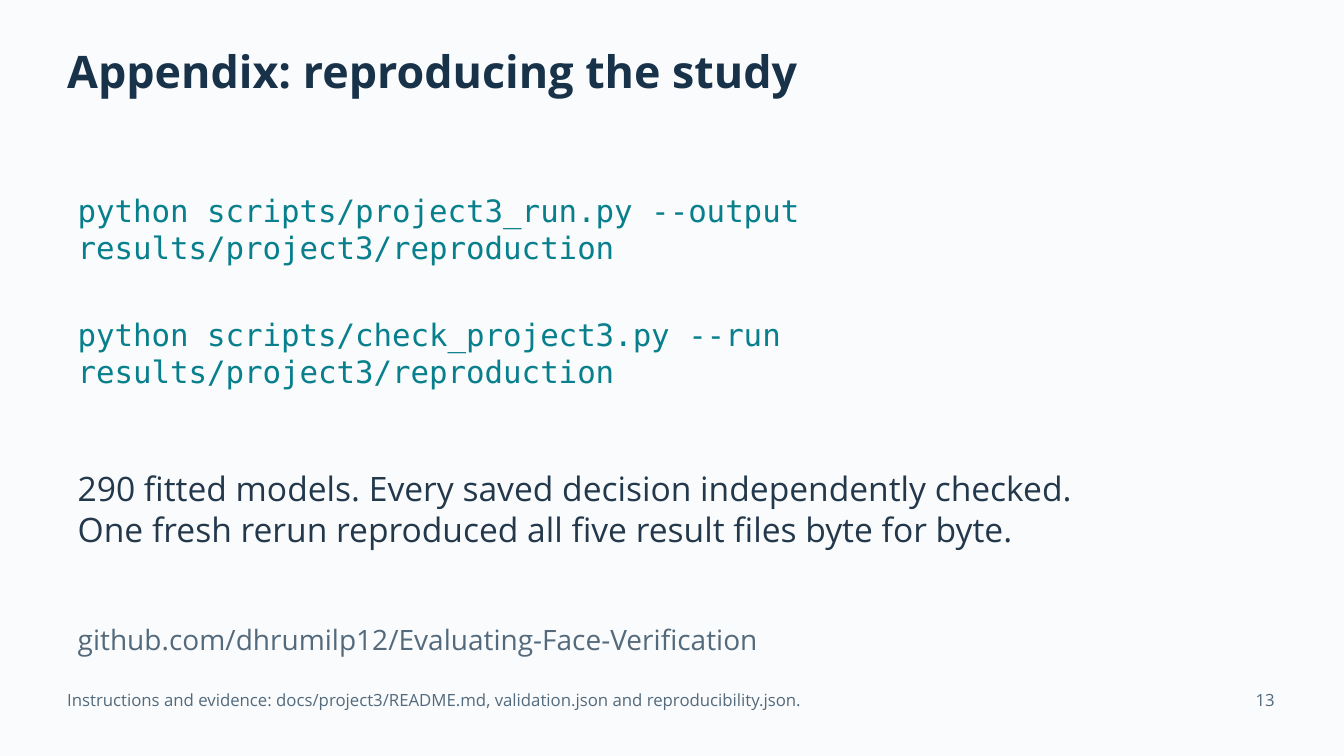
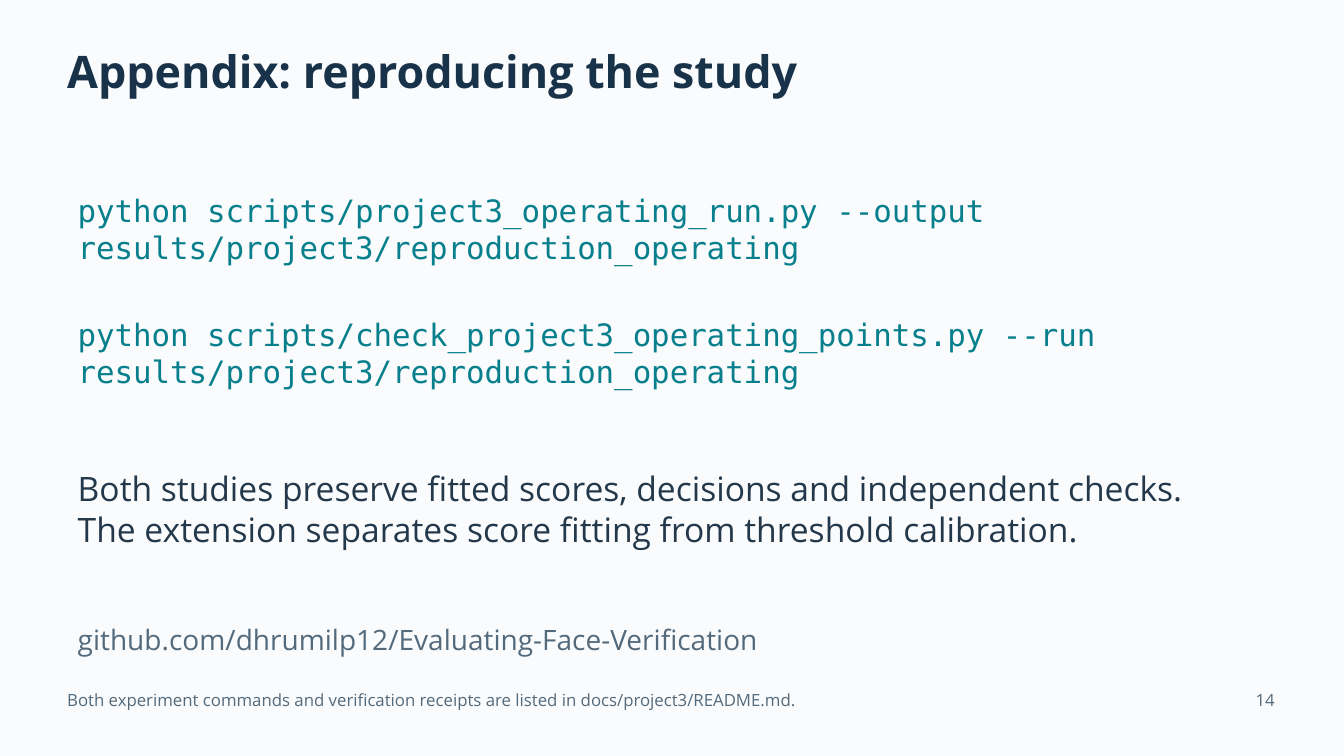
Before and after one commit to dhrumilp12/Evaluating-Face-Verification, a slide deck: slide 14 of docs/project3/presentation.pptx (slide 13 before the commit). Drawn at 1344x756 pixels with LibreOffice and Linux fonts; fonts in the diff are those of the drawing. Boxes give left, top, right and bottom in pixels: in the first picture for what was removed or moved away, otherwise in the second. Text is boxed around its words. In the diff, an @@ line names an element or a change of style, - is before the commit and + after.

```diff
--- a/docs/project3/presentation.pptx
+++ b/docs/project3/presentation.pptx
@@ text at <box>78,198,984,266</box>: text changed @@
-python scripts/project3_run.py --output results/project3/reproduction
+python scripts/project3_operating_run.py --output results/project3/reproduction_operating
@@ text at <box>78,322,1096,390</box>: text changed @@
-python scripts/check_project3.py --run results/project3/reproduction
+python scripts/check_project3_operating_points.py --run results/project3/reproduction_operating
@@ text at <box>78,475,1182,550</box>: text changed @@
-290 fitted models. Every saved decision independently checked.
-One fresh rerun reproduced all five result files byte for byte.
+Both studies preserve fitted scores, decisions and independent checks.
+The extension separates score fitting from threshold calibration.
@@ text at <box>67,693,796,710</box>: text changed @@
-Instructions and evidence: docs/project3/README.md, validation.json and reproducibility.json.
+Both experiment commands and verification receipts are listed in docs/project3/README.md.
@@ text at <box>1256,694,1275,706</box>: text changed @@
-13
+14
```
Also in this commit, not shown: 6 other slides changed, 1 slide added, 6 other files.
